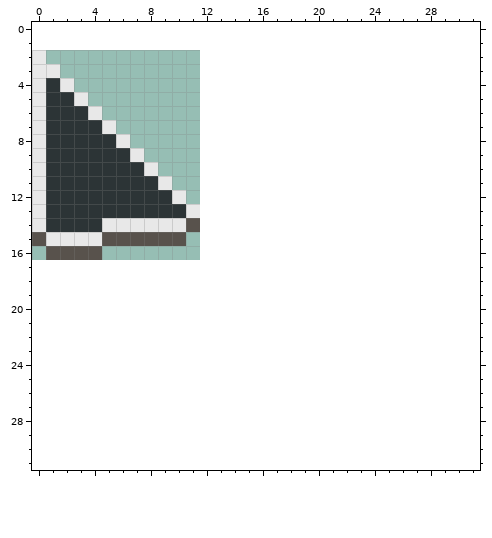
Two states of a pixel-art file, core/assets/sprites/cursor2.aseprite. Above: the version before the commit.
12x15 pixels, 1 frame. The old version is drawn lined up with the new one, on the new canvas.
The result:
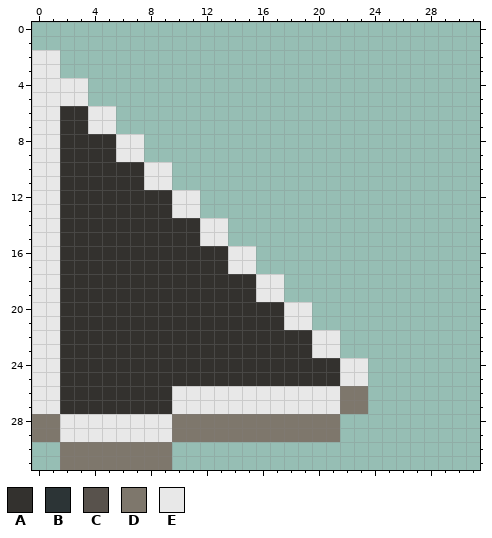
Palette (. is transparent): A #33312e  B #2c3436  C #58524c  D #7e776c  E #e8e8e8
Diff:
canvas 12x15 -> 32x32, the old top-left corner now at 0,2
@@ x 0..31 @@
  1 ................................
- 2 E...............................
+ 2 EE..............................
  3 EE..............................
- 4 EBE.............................
- 5 EBBE............................
- 6 EBBBE...........................
- 7 EBBBBE..........................
- 8 EBBBBBE.........................
- 9 EBBBBBBE........................
-10 EBBBBBBBE.......................
-11 EBBBBBBBBE......................
-12 EBBBBBBBBBE.....................
-13 EBBBBBBBBBBE....................
-14 EBBBBEEEEEEC....................
-15 CEEEECCCCCC.....................
-16 .CCCC...........................
-17 ................................
-18 ................................
-19 ................................
-20 ................................
-21 ................................
-22 ................................
-23 ................................
-24 ................................
-25 ................................
-26 ................................
-27 ................................
-28 ................................
-29 ................................
-30 ................................
-31 ................................
+ 4 EEEE............................
+ 5 EEEE............................
+ 6 EEAAEE..........................
+ 7 EEAAEE..........................
+ 8 EEAAAAEE........................
+ 9 EEAAAAEE........................
+10 EEAAAAAAEE......................
+11 EEAAAAAAEE......................
+12 EEAAAAAAAAEE....................
+13 EEAAAAAAAAEE....................
+14 EEAAAAAAAAAAEE..................
+15 EEAAAAAAAAAAEE..................
+16 EEAAAAAAAAAAAAEE................
+17 EEAAAAAAAAAAAAEE................
+18 EEAAAAAAAAAAAAAAEE..............
+19 EEAAAAAAAAAAAAAAEE..............
+20 EEAAAAAAAAAAAAAAAAEE............
+21 EEAAAAAAAAAAAAAAAAEE............
+22 EEAAAAAAAAAAAAAAAAAAEE..........
+23 EEAAAAAAAAAAAAAAAAAAEE..........
+24 EEAAAAAAAAAAAAAAAAAAAAEE........
+25 EEAAAAAAAAAAAAAAAAAAAAEE........
+26 EEAAAAAAAAEEEEEEEEEEEEDD........
+27 EEAAAAAAAAEEEEEEEEEEEEDD........
+28 DDEEEEEEEEDDDDDDDDDDDD..........
+29 DDEEEEEEEEDDDDDDDDDDDD..........
+30 ..DDDDDDDD......................
+31 ..DDDDDDDD......................
